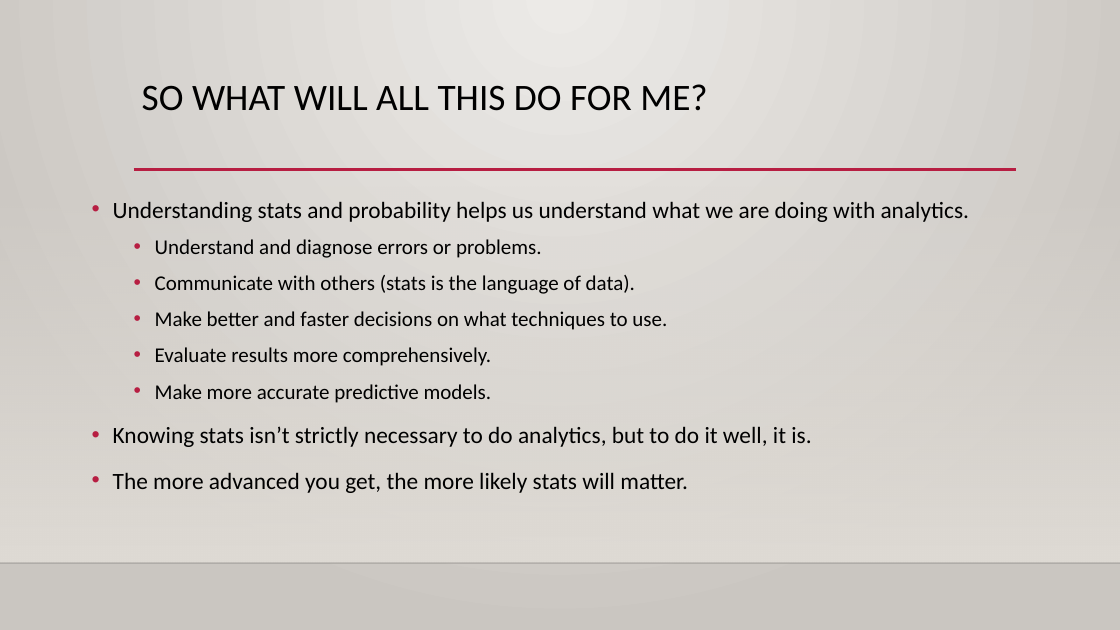
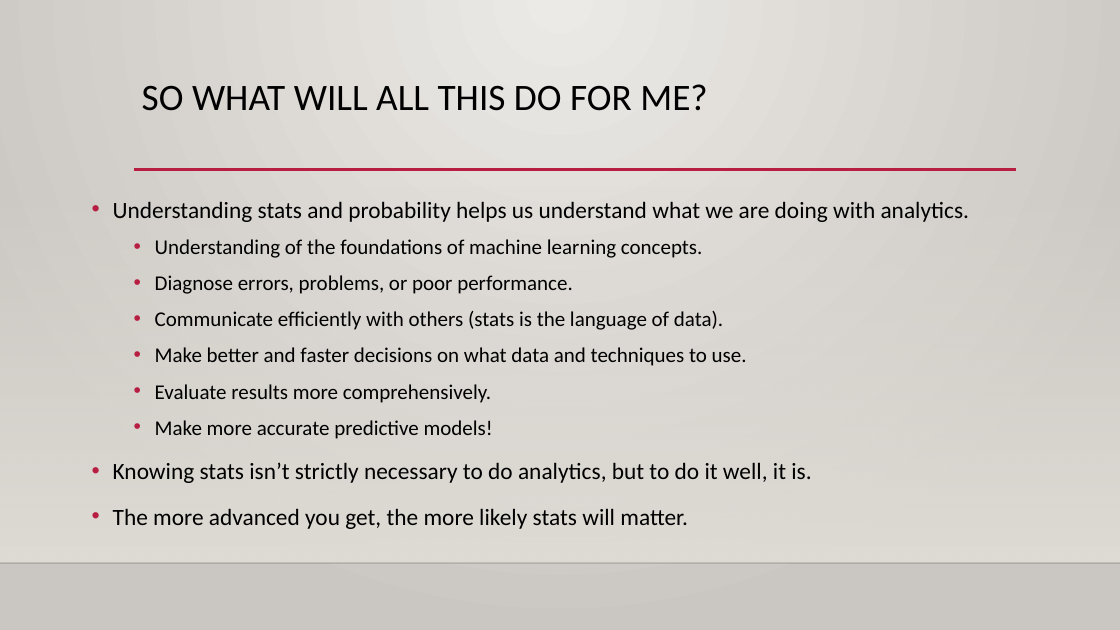
Before and after one commit to AkeemSemper/Basic_Stats_in_Python_Student_Workbooks, a slide deck: slide 16 of reference_material/slides/001_Basic_Stats.pptx (slide 10 before the commit). Drawn at 1120x630 pixels with LibreOffice and Linux fonts; fonts in the diff are those of the drawing; background and template pictures are left out. Boxes give left, top, right and bottom in pixels: in the first picture for what was removed or moved away, otherwise in the second. Text is boxed around its words. In the diff, an @@ line names an element or a change of style, - is before the commit and + after.

```diff
--- a/reference_material/slides/001_Basic_Stats.pptx
+++ b/reference_material/slides/001_Basic_Stats.pptx
@@ text at (155,239,747,366): text changed @@
-  • Understand and diagnose errors or problems.
-  • Communicate with others (stats is the language of data).
-  • Make better and faster decisions on what techniques to use.
+  • Understanding of the foundations of machine learning concepts.
+  • Diagnose errors, problems, or poor performance.
+  • Communicate efficiently with others (stats is the language of data).
+  • Make better and faster decisions on what data and techniques to use.
@@ text at (155,420,493,439): text changed @@
-  • Make more accurate predictive models.
+  • Make more accurate predictive models!
```
Also in this commit, not shown: 3 other slides changed, 9 slides added, 9 other files.
